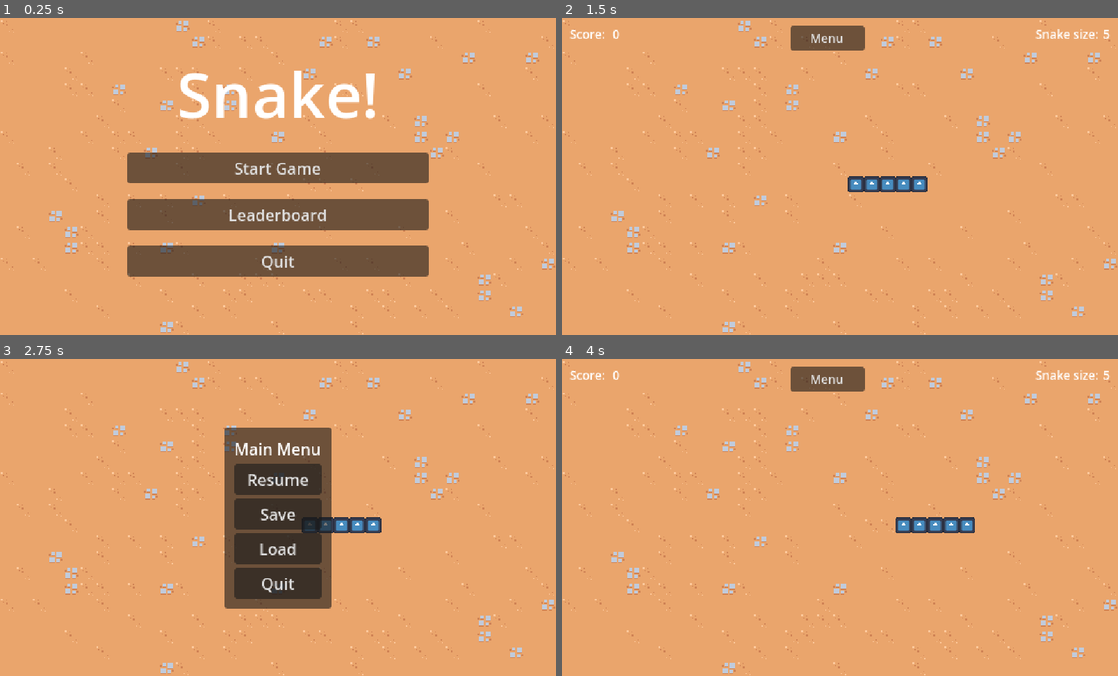
Above: before the commit, frames 1-4 (two rows, left to right).
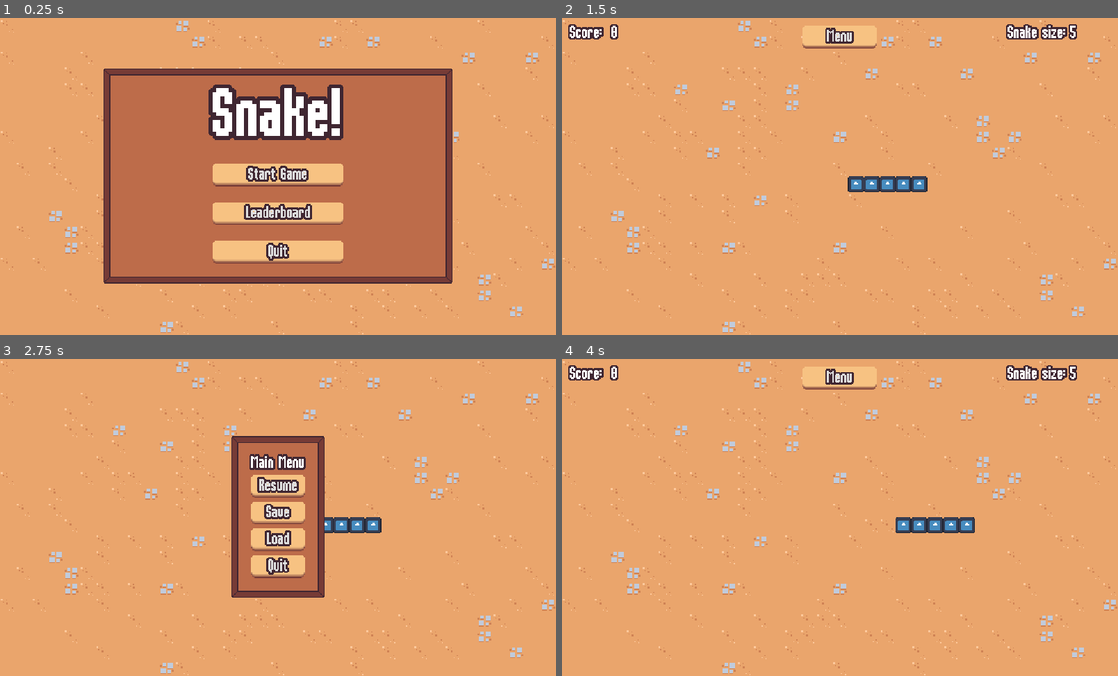
Above: after the commit, the same moments.

Repository: KaiRJ/snake
Game: Godot game, scene res://scenes/main/main.tscn
Same seed, same stepped clock (60 frames per second), same inputs: the game is played once before the commit and once after it. The engine's default icon, where the game draws it, is replaced by a stand-in: a white triangle on a blue panel in a dark square.
Inputs (mouse positions are in pixels of both pictures, inside the frame that each line leads up to):
- Up to frame 1 (0.25 s): no input
- Up to frame 2 (1.5 s): click "Leaderboard" at 0.5 s; click "Start Game" at 1.25 s
- Up to frame 3 (2.75 s): click "Menu" at 2 s
- Up to frame 4 (4 s): click (840, 485) at 2.75 s, where only the run after the commit has a clickable "Resume"; tap Enter at 3.5 s; hold Right (ui_right) from 3.53 s (still down)

The runs differ from the first frame. In frame 1, 42% of the frame differs, in the area x 18-82%, y 15-84%; in frame 2, 2.1%; in frame 3, 9.5%; in frame 4, 2.1%.

Commit message:
mainly update ui

Diff:
--- a/project.godot
+++ b/project.godot
@@ -31,6 +31,14 @@
 
 persist="Marks scene as to be saved"
 
+[gui]
+
+theme/custom="uid://braufvaluony6"
+
 [layer_names]
 
 2d_physics/layer_1="Snake"
+
+[rendering]
+
+textures/canvas_textures/default_texture_filter=0
--- /dev/null
+++ b/resources/theme/default_theme.tres
@@ -0,0 +1,31 @@
+[gd_resource type="Theme" load_steps=7 format=3 uid="uid://braufvaluony6"]
+
+[ext_resource type="StyleBox" uid="uid://dtk16eodvqdcy" path="res://resources/theme/hover_button.tres" id="1_51kgw"]
+[ext_resource type="Texture2D" uid="uid://cwyc4ar7dema1" path="res://assets/ui/container_sprite.png" id="1_k5ytv"]
+[ext_resource type="StyleBox" uid="uid://b2raqa3xaf785" path="res://resources/theme/normal_button.tres" id="1_ltdrk"]
+[ext_resource type="FontFile" uid="uid://valslll0o3c7" path="res://resources/theme/Rockboxcond12.ttf" id="2_ltdrk"]
+
+[sub_resource type="StyleBoxEmpty" id="StyleBoxEmpty_51kgw"]
+
+[sub_resource type="StyleBoxTexture" id="StyleBoxTexture_nva1m"]
+texture = ExtResource("1_k5ytv")
+texture_margin_left = 10.0
+texture_margin_top = 10.0
+texture_margin_right = 10.0
+texture_margin_bottom = 10.0
+axis_stretch_horizontal = 2
+axis_stretch_vertical = 2
+
+[resource]
+default_font = ExtResource("2_ltdrk")
+default_font_size = 16
+Button/colors/font_outline_color = Color(0.24705882, 0.14901961, 0.19215687, 1)
+Button/constants/outline_size = 7
+Button/font_sizes/font_size = 16
+Button/styles/focus = SubResource("StyleBoxEmpty_51kgw")
+Button/styles/hover = ExtResource("1_51kgw")
+Button/styles/normal = ExtResource("1_ltdrk")
+Label/colors/font_outline_color = Color(0.24705882, 0.14901961, 0.19215687, 1)
+Label/colors/font_shadow_color = Color(0.24705882, 0.14901961, 0.19215687, 1)
+Label/constants/outline_size = 7
+PanelContainer/styles/panel = SubResource("StyleBoxTexture_nva1m")
--- /dev/null
+++ b/resources/theme/hover_button.tres
@@ -0,0 +1,13 @@
+[gd_resource type="StyleBoxFlat" format=3 uid="uid://dtk16eodvqdcy"]
+
+[resource]
+content_margin_left = 6.0
+content_margin_top = 4.0
+content_margin_right = 5.0
+bg_color = Color(0.96862745, 0.7607843, 0.50980395, 1)
+border_color = Color(0.4627451, 0.23137255, 0.21176471, 1)
+border_blend = true
+corner_radius_top_left = 4
+corner_radius_top_right = 4
+corner_radius_bottom_right = 4
+corner_radius_bottom_left = 4
--- /dev/null
+++ b/resources/theme/normal_button.tres
@@ -0,0 +1,14 @@
+[gd_resource type="StyleBoxFlat" format=3 uid="uid://b2raqa3xaf785"]
+
+[resource]
+content_margin_left = 6.0
+content_margin_top = 4.0
+content_margin_right = 5.0
+bg_color = Color(0.96862745, 0.7607843, 0.50980395, 1)
+border_width_bottom = 4
+border_color = Color(0.4627451, 0.23137255, 0.21176471, 1)
+border_blend = true
+corner_radius_top_left = 4
+corner_radius_top_right = 4
+corner_radius_bottom_right = 4
+corner_radius_bottom_left = 4
--- a/scenes/main/main.gd
+++ b/scenes/main/main.gd
@@ -3,8 +3,6 @@
 
 
 func _ready() -> void:
-	# Hide UI elements
-	$InGameUI.visible = false
 	var main_menu_scene = load("res://scenes/ui/main_menu/main_menu.tscn")
 	var main_menu_instance = main_menu_scene.instantiate()
 	add_child(main_menu_instance)
--- a/scenes/managers/snake_manager/snake_manager.gd
+++ b/scenes/managers/snake_manager/snake_manager.gd
@@ -42,7 +42,6 @@
 
 func _ready() -> void:
 	GameEvents.start_game.connect(_on_start_game_signal)
-	GameEvents.game_over.connect(_on_game_over_signal)
 
 	# Get dimensions of tile map layer
 	var tm_tile_size = tile_map.tile_set.tile_size
@@ -92,6 +91,8 @@
 	new_head.global_position = origin + (_current_direction * _step_size)
 	snake_body_parts.push_front(new_head)
 
+
+## Set up the SnakeManager for a new game
 func setup_new_game() -> void:
 	# set position at center
 	var tm_rect = tile_map.get_used_rect()
@@ -168,8 +169,3 @@
 	# TODO Set these from a difficulty resource
 	# Start timer with new speed
 	$MovementTimer.start(0.5)
-
-
-func _on_game_over_signal():
-	# TODO play death animation
-	pass
--- a/scenes/ui/in_game_menu/in_game_menu.gd
+++ b/scenes/ui/in_game_menu/in_game_menu.gd
@@ -1,5 +1,5 @@
 class_name InGameMenu
-extends CanvasLayer
+extends CenterContainer
 ## The in game menu scene for prompting the player to resume, restart, and quit.
 ##
 ## This scene pauses the game and shows the player the in game menu, which
@@ -9,10 +9,6 @@
 
 ## Signal that the game should be resumed
 signal resume
-
-
-func _ready() -> void:
-	get_tree().paused = true;
 
 
 ## Set the resume button to be visable and the label for the in game menu.
@@ -25,12 +21,12 @@
 func make_game_over_menu() -> void:
 	$%Label.text = "Game over!"
 	$%ResumeButton.visible = false
+	$%LoadButton.visible = false
 	$%SaveButton.visible = false
 
 
 func _on_resume_button_pressed() -> void:
 	resume.emit()
-	get_tree().paused = false;
 	queue_free()
 
 
--- a/scenes/ui/in_game_menu/in_game_menu.tscn
+++ b/scenes/ui/in_game_menu/in_game_menu.tscn
@@ -2,22 +2,17 @@
 
 [ext_resource type="Script" uid="uid://cqsorbwue5oka" path="res://scenes/ui/in_game_menu/in_game_menu.gd" id="1_wk176"]
 
-[node name="InGameMenu" type="CanvasLayer"]
+[node name="InGameMenu" type="CenterContainer"]
 process_mode = 3
+anchors_preset = 15
+anchor_right = 1.0
+anchor_bottom = 1.0
+grow_horizontal = 2
+grow_vertical = 2
 script = ExtResource("1_wk176")
 
 [node name="PanelContainer" type="PanelContainer" parent="."]
-anchors_preset = 8
-anchor_left = 0.5
-anchor_top = 0.5
-anchor_right = 0.5
-anchor_bottom = 0.5
-offset_left = -46.0
-offset_top = -20.0
-offset_right = 46.0
-offset_bottom = 20.0
-grow_horizontal = 2
-grow_vertical = 2
+layout_mode = 2
 
 [node name="MarginContainer" type="MarginContainer" parent="PanelContainer"]
 layout_mode = 2
--- a/scenes/ui/in_game_ui/in_game_ui.gd
+++ b/scenes/ui/in_game_ui/in_game_ui.gd
@@ -1,9 +1,7 @@
 class_name InGameUI
 extends CanvasLayer
 ## In game UI to display the score, game size, and menu button.
-##
-## TODO
-##
+
 
 ## Reference to the in game menu scene.
 @export var in_game_menu_scene: PackedScene
@@ -14,14 +12,9 @@
 ## Reference to the snake manager scene to get the size of the snake.
 @export var snake_manager: SnakeManager
 
-## Reference to the snake size label in the UI.
-@onready var snake_size_label = $%SnakeSize
-
-## Reference to the score label in the UI.
-@onready var score_label = $%Score
-
 
 func _ready() -> void:
+	visible = false
 	GameEvents.start_game.connect(_on_start_game_signal)
 	GameEvents.game_over.connect(_on_game_over_signal)
 
@@ -29,19 +22,21 @@
 func _process(_delta: float) -> void:
 	if item_manager == null:
 		return
-	score_label.text = str(item_manager.total_score)
+	$%Score.text = str(item_manager.total_score)
 
 	if snake_manager == null:
 		return
-	snake_size_label.text = str(snake_manager.snake_body_parts.size())
+	$%SnakeSize.text = str(snake_manager.snake_body_parts.size())
 
 
 func _on_menu_button_pressed() -> void:
+	get_tree().paused = true;
 	visible = false
+
 	var in_game_menu = in_game_menu_scene.instantiate() as InGameMenu
 	in_game_menu.make_in_game_menu()
 	in_game_menu.resume.connect(_on_in_game_menu_resume)
-	add_child(in_game_menu)
+	get_parent().add_child(in_game_menu)
 
 
 func _on_start_game_signal() -> void:
@@ -49,11 +44,14 @@
 
 
 func _on_game_over_signal() -> void:
+	get_tree().paused = true;
 	visible = false
+
 	var in_game_menu = in_game_menu_scene.instantiate() as InGameMenu
 	in_game_menu.make_game_over_menu()
-	add_child(in_game_menu)
+	get_parent().add_child(in_game_menu)
 
 
 func _on_in_game_menu_resume() -> void:
 	visible = true
+	get_tree().paused = false;
--- a/scenes/ui/in_game_ui/in_game_ui.tscn
+++ b/scenes/ui/in_game_ui/in_game_ui.tscn
@@ -20,34 +20,22 @@
 
 [node name="HBoxContainer" type="HBoxContainer" parent="MarginContainer"]
 layout_mode = 2
+size_flags_vertical = 0
 
 [node name="ScoreLabel" type="Label" parent="MarginContainer/HBoxContainer"]
 layout_mode = 2
 size_flags_horizontal = 0
 size_flags_vertical = 0
-theme_override_font_sizes/font_size = 12
+theme_override_constants/shadow_offset_x = 2
 text = "Score: "
 
 [node name="Score" type="Label" parent="MarginContainer/HBoxContainer"]
 unique_name_in_owner = true
+custom_minimum_size = Vector2(100, 0)
 layout_mode = 2
 size_flags_horizontal = 0
 size_flags_vertical = 0
-theme_override_font_sizes/font_size = 12
 text = "0"
-
-[node name="Gap" type="Control" parent="MarginContainer/HBoxContainer"]
-layout_mode = 2
-size_flags_horizontal = 3
-size_flags_vertical = 0
-
-[node name="MenuButton" type="Button" parent="MarginContainer/HBoxContainer"]
-unique_name_in_owner = true
-custom_minimum_size = Vector2(75, 0)
-layout_mode = 2
-size_flags_vertical = 0
-theme_override_font_sizes/font_size = 12
-text = "Menu"
 
 [node name="Gap2" type="Control" parent="MarginContainer/HBoxContainer"]
 layout_mode = 2
@@ -58,15 +46,22 @@
 layout_mode = 2
 size_flags_horizontal = 8
 size_flags_vertical = 0
-theme_override_font_sizes/font_size = 12
 text = "Snake size:"
 
 [node name="SnakeSize" type="Label" parent="MarginContainer/HBoxContainer"]
 unique_name_in_owner = true
+custom_minimum_size = Vector2(40, 0)
 layout_mode = 2
 size_flags_horizontal = 8
 size_flags_vertical = 0
-theme_override_font_sizes/font_size = 12
 text = "0"
 
-[connection signal="pressed" from="MarginContainer/HBoxContainer/MenuButton" to="." method="_on_menu_button_pressed"]
+[node name="MenuButton" type="Button" parent="MarginContainer"]
+unique_name_in_owner = true
+custom_minimum_size = Vector2(75, 0)
+layout_mode = 2
+size_flags_horizontal = 4
+size_flags_vertical = 0
+text = "Menu"
+
+[connection signal="pressed" from="MarginContainer/MenuButton" to="." method="_on_menu_button_pressed"]
--- a/scenes/ui/main_menu/main_menu.gd
+++ b/scenes/ui/main_menu/main_menu.gd
@@ -1,5 +1,5 @@
 class_name MainMenu
-extends CanvasLayer
+extends CenterContainer
 
 
 func _ready() -> void:
--- a/scenes/ui/main_menu/main_menu.tscn
+++ b/scenes/ui/main_menu/main_menu.tscn
@@ -2,56 +2,62 @@
 
 [ext_resource type="Script" uid="uid://d3fpkf8yev0hq" path="res://scenes/ui/main_menu/main_menu.gd" id="1_1ch07"]
 
-[node name="MainMenu" type="CanvasLayer"]
+[node name="MainMenu" type="CenterContainer"]
 process_mode = 3
-script = ExtResource("1_1ch07")
-
-[node name="MarginContainer" type="MarginContainer" parent="."]
 anchors_preset = 15
 anchor_right = 1.0
 anchor_bottom = 1.0
 grow_horizontal = 2
 grow_vertical = 2
-theme_override_constants/margin_left = 128
-theme_override_constants/margin_top = 32
-theme_override_constants/margin_right = 128
-theme_override_constants/margin_bottom = 32
+script = ExtResource("1_1ch07")
 
-[node name="VBoxContainer" type="VBoxContainer" parent="MarginContainer"]
+[node name="PanelContainer" type="PanelContainer" parent="."]
+layout_mode = 2
+
+[node name="MarginContainer" type="MarginContainer" parent="PanelContainer"]
+layout_mode = 2
+theme_override_constants/margin_left = 100
+theme_override_constants/margin_top = 10
+theme_override_constants/margin_right = 100
+theme_override_constants/margin_bottom = 10
+
+[node name="VBoxContainer" type="VBoxContainer" parent="PanelContainer/MarginContainer"]
 layout_mode = 2
 theme_override_constants/separation = 16
 
-[node name="Title" type="Label" parent="MarginContainer/VBoxContainer"]
+[node name="Title" type="Label" parent="PanelContainer/MarginContainer/VBoxContainer"]
 layout_mode = 2
+theme_override_constants/outline_size = 16
 theme_override_font_sizes/font_size = 64
 text = "Snake!"
 horizontal_alignment = 1
 
-[node name="HBoxContainer" type="HBoxContainer" parent="MarginContainer/VBoxContainer"]
+[node name="HBoxContainer" type="HBoxContainer" parent="PanelContainer/MarginContainer/VBoxContainer"]
 layout_mode = 2
 
-[node name="StartGameButton" type="Button" parent="MarginContainer/VBoxContainer/HBoxContainer"]
+[node name="StartGameButton" type="Button" parent="PanelContainer/MarginContainer/VBoxContainer/HBoxContainer"]
 layout_mode = 2
 size_flags_horizontal = 3
 size_flags_vertical = 0
 text = "Start Game"
+autowrap_trim_flags = 0
 
-[node name="LoadGameButton" type="Button" parent="MarginContainer/VBoxContainer/HBoxContainer"]
+[node name="LoadGameButton" type="Button" parent="PanelContainer/MarginContainer/VBoxContainer/HBoxContainer"]
 unique_name_in_owner = true
 layout_mode = 2
 size_flags_horizontal = 3
 size_flags_vertical = 0
 text = "Load Game"
 
-[node name="LeaderboardButton" type="Button" parent="MarginContainer/VBoxContainer"]
+[node name="LeaderboardButton" type="Button" parent="PanelContainer/MarginContainer/VBoxContainer"]
 layout_mode = 2
 text = "Leaderboard"
 
-[node name="QuitButton" type="Button" parent="MarginContainer/VBoxContainer"]
+[node name="QuitButton" type="Button" parent="PanelContainer/MarginContainer/VBoxContainer"]
 layout_mode = 2
 text = "Quit"
 
-[connection signal="pressed" from="MarginContainer/VBoxContainer/HBoxContainer/StartGameButton" to="." method="_on_start_game_button_pressed"]
-[connection signal="pressed" from="MarginContainer/VBoxContainer/HBoxContainer/LoadGameButton" to="." method="_on_load_game_button_pressed"]
-[connection signal="pressed" from="MarginContainer/VBoxContainer/LeaderboardButton" to="." method="_on_leaderboard_button_pressed"]
-[connection signal="pressed" from="MarginContainer/VBoxContainer/QuitButton" to="." method="_on_quit_button_pressed"]
+[connection signal="pressed" from="PanelContainer/MarginContainer/VBoxContainer/HBoxContainer/StartGameButton" to="." method="_on_start_game_button_pressed"]
+[connection signal="pressed" from="PanelContainer/MarginContainer/VBoxContainer/HBoxContainer/LoadGameButton" to="." method="_on_load_game_button_pressed"]
+[connection signal="pressed" from="PanelContainer/MarginContainer/VBoxContainer/LeaderboardButton" to="." method="_on_leaderboard_button_pressed"]
+[connection signal="pressed" from="PanelContainer/MarginContainer/VBoxContainer/QuitButton" to="." method="_on_quit_button_pressed"]
Binary file added: assets/ui/button_sprite.png
Not shown, added: assets/ui/button_sprite.png.import
Binary file added: assets/ui/container_sprite.aseprite
Binary file added: assets/ui/container_sprite.png
Not shown, added: assets/ui/container_sprite.png.import
Binary file added: resources/theme/Rockboxcond12.ttf
Not shown, added: resources/theme/Rockboxcond12.ttf.import
